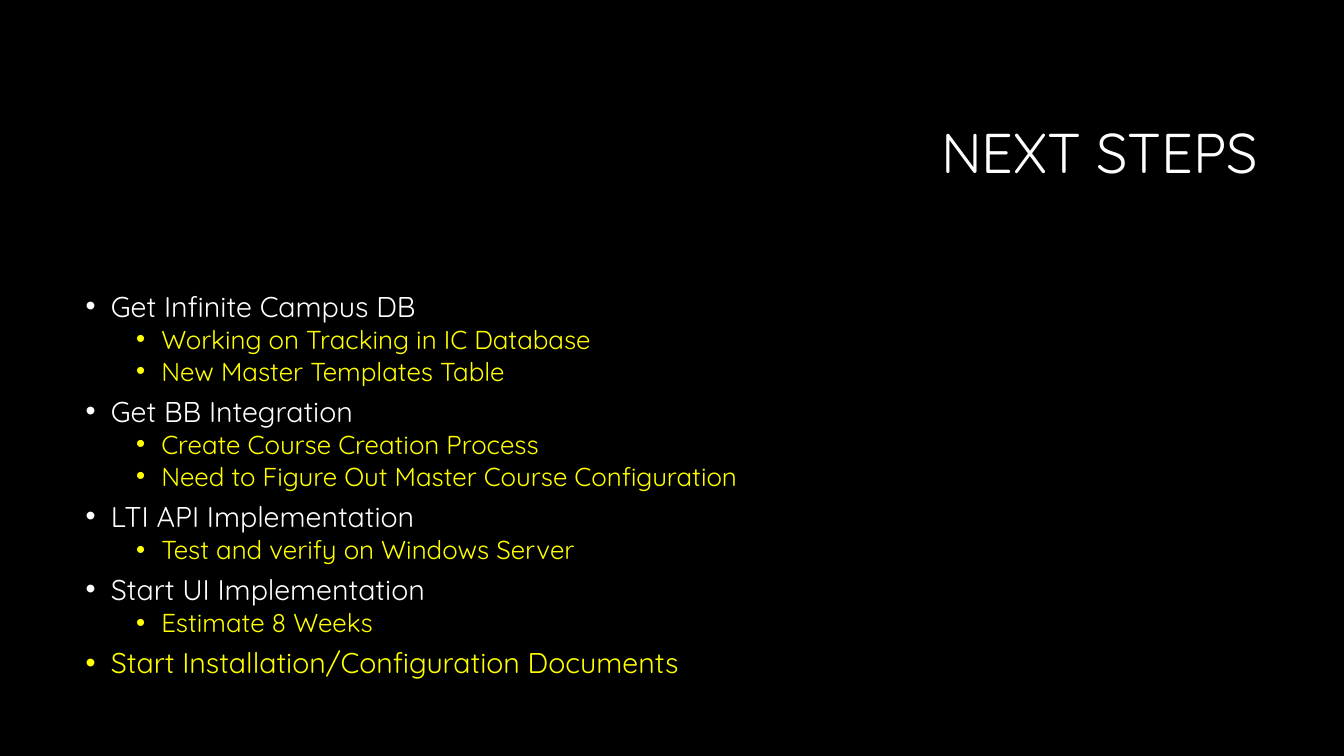
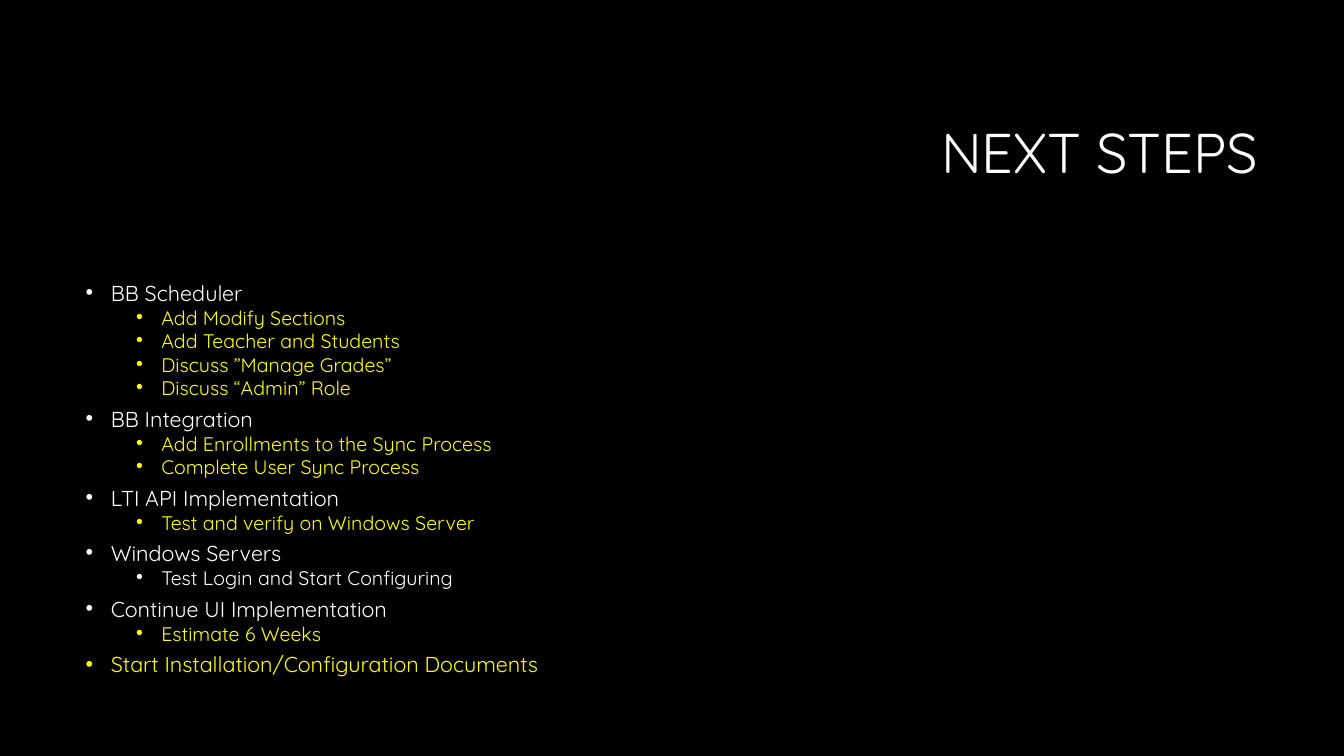
Before and after one commit to joefavero/WaukeshaBBScheduler, a slide deck: slide 10 of docs/Waukesha Week 4.pptx. Drawn at 1344x756 pixels with LibreOffice and Linux fonts; fonts in the diff are those of the drawing; background and template pictures are left out. Boxes give left, top, right and bottom in pixels: in the first picture for what was removed or moved away, otherwise in the second. Text is boxed around its words. In the diff, an @@ line names an element or a change of style, - is before the commit and + after.

```diff
--- a/docs/Waukesha Week 4.pptx
+++ b/docs/Waukesha Week 4.pptx
@@ text at box(111, 285, 492, 478): text changed; size 18.5 to 14 pt @@
-• Get Infinite Campus DB
-  • Working on Tracking in IC Database
-  • New Master Templates Table
-• Get BB Integration
-  • Create Course Creation Process
-  • Need to Figure Out Master Course Configuration
+• BB Scheduler
+  • Add Modify Sections
+  • Add Teacher and Students
+  • Discuss ”Manage Grades”
+  • Discuss “Admin” Role
+• BB Integration
+  • Add Enrollments to the Sync Process
+  • Complete User Sync Process
@@ text at box(111, 490, 538, 677): size 20.4 to 15.4 pt in "LTI API Implementation", "Start Installation/Configuration Documents"; size 18.5 to 14 pt in "Test and verify on Windows Server"; line spacing 0.8 to 0.7 @@
@@ text at box(111, 545, 452, 642): text changed; size 20.4 to 14 pt @@
-• Start UI Implementation
-  • Estimate 8 Weeks
+• Windows Servers
+  • Test Login and Start Configuring
+• Continue UI Implementation
+  • Estimate 6 Weeks
```
Also in this commit, not shown: 5 other slides changed, 1 slide added, 1 slide removed, 1 other file.
